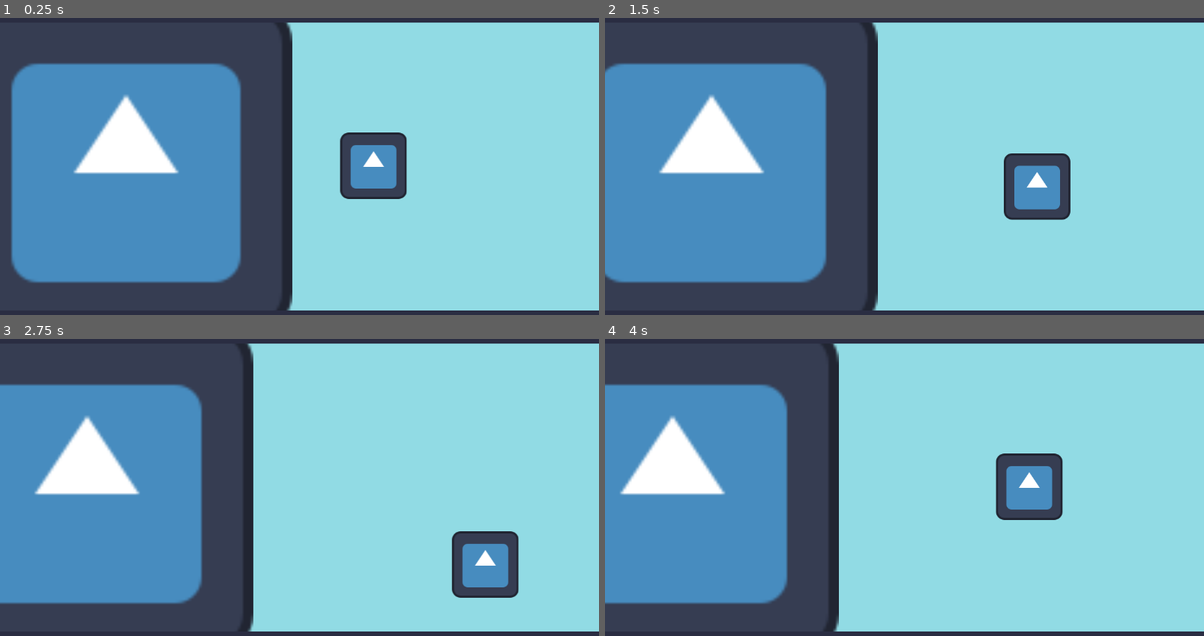
Above: before the commit, frames 1-4 (two rows, left to right).
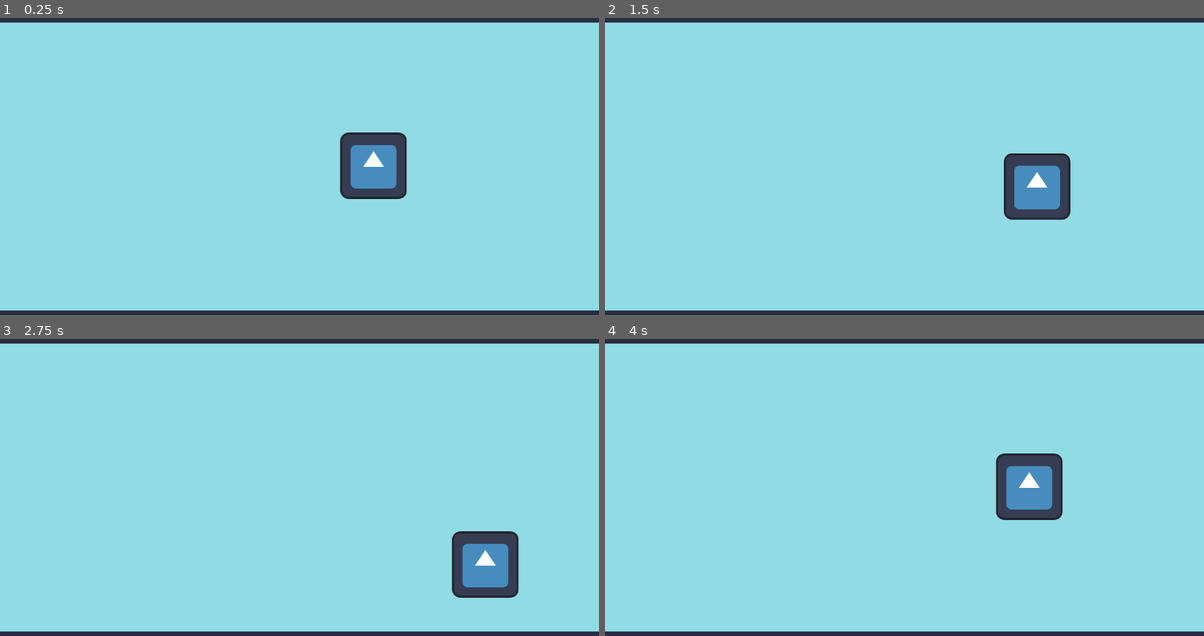
Above: after the commit, the same moments.

Repository: les-brows/la-boucle-musicale
Game: Godot game, scene res://Levels/ScrollingLevel.tscn
Two runs of this game, one before a commit and one after it. Both use one fixed random seed, a clock stepped at 60 frames per second and the inputs below. The engine's default icon, where the game draws it, is replaced by a stand-in: a white triangle on a blue panel in a dark square.
Inputs:
- Up to frame 1 (0.25 s): no input
- Up to frame 2 (1.5 s): hold D (player1_right) 0.53-1.28 s; hold S (player1_down) from 1.28 s (still down)
- Up to frame 3 (2.75 s): release S (player1_down) at 2.03 s; hold D (player1_right) from 2.03 s (still down)
- Up to frame 4 (4 s): release D (player1_right) at 2.78 s; hold W (player1_up) 2.78-3.53 s; hold A (player1_left) from 3.53 s (still down)

The runs differ from the first frame. In frame 1, 47% of the frame differs, in the area x 0-49%, y 1-99%; in frame 2, 44%; in frame 3, 41%; in frame 4, 38%.

Commit message:
feat: add camera barriers

Diff:
--- a/Levels/ScrollingLevel.tscn
+++ b/Levels/ScrollingLevel.tscn
@@ -1,8 +1,7 @@
-[gd_scene load_steps=12 format=3 uid="uid://c0xi81rtw0j1x"]
+[gd_scene load_steps=11 format=3 uid="uid://c0xi81rtw0j1x"]
 
 [ext_resource type="Script" uid="uid://dcsblj63e8pkg" path="res://Levels/scrolling_level.gd" id="1_fh0lb"]
 [ext_resource type="PackedScene" uid="uid://b221e60ap4jq7" path="res://Objects/Player/Player.tscn" id="2_6wcv4"]
-[ext_resource type="Texture2D" uid="uid://bqyrux3e3tys5" path="res://icon.svg" id="2_0352d"]
 
 [sub_resource type="RectangleShape2D" id="RectangleShape2D_fh0lb"]
 size = Vector2(76.1049, 61.3333)
@@ -25,6 +24,8 @@
 gradient = SubResource("Gradient_0352d")
 
 [sub_resource type="SegmentShape2D" id="SegmentShape2D_0352d"]
+a = Vector2(1000, 0)
+b = Vector2(1000, 633)
 
 [sub_resource type="SegmentShape2D" id="SegmentShape2D_fh0lb"]
 a = Vector2(5000, 642)
@@ -38,11 +39,6 @@
 
 [node name="Camera2D" type="Camera2D" parent="."]
 position = Vector2(580, 320)
-
-[node name="Sprite2D" type="Sprite2D" parent="."]
-position = Vector2(254, 324)
-scale = Vector2(5, 5.014)
-texture = ExtResource("2_0352d")
 
 [node name="TopWall" type="Area2D" parent="."]
 
--- a/Levels/scrolling_level.gd
+++ b/Levels/scrolling_level.gd
@@ -1,17 +1,26 @@
 extends Node2D
 
 @onready var camera = $Camera2D
+@onready var player = $Player
+@onready var CAMERA_SIZE = get_viewport_rect().size
 
 func move_camera():
 	camera.position = camera.position + Vector2(Globals.CAMERA_SPEED, 0)
 
+func clamp_player_inside_camera():
+	player.position.x = clamp(
+		player.position.x,
+		camera.position.x - CAMERA_SIZE.x/2 + player.size.x/2,
+		camera.position.x + CAMERA_SIZE.x/2 - player.size.x/2)
+
 func _process(delta):
 	move_camera()
+	clamp_player_inside_camera()
 
 
 func _on_end_line_body_entered(body: Node2D) -> void:
-	print("Player hit the middle of the level !")
+	print("Player hit the end of the level !")
 
 
 func _on_middle_line_body_entered(body: Node2D) -> void:
-	print("Player hit the end of the level !")
+	print("Player hit the middle of the level !")
--- a/Objects/Player/player.gd
+++ b/Objects/Player/player.gd
@@ -1,6 +1,10 @@
 extends CharacterBody2D
 
 @export var speed = 200.0
+@export var size: Vector2
+
+func _ready():
+	size = $CollisionShape2D.shape.size
 
 func _physics_process(delta):
 	var direction = Vector2.ZERO
